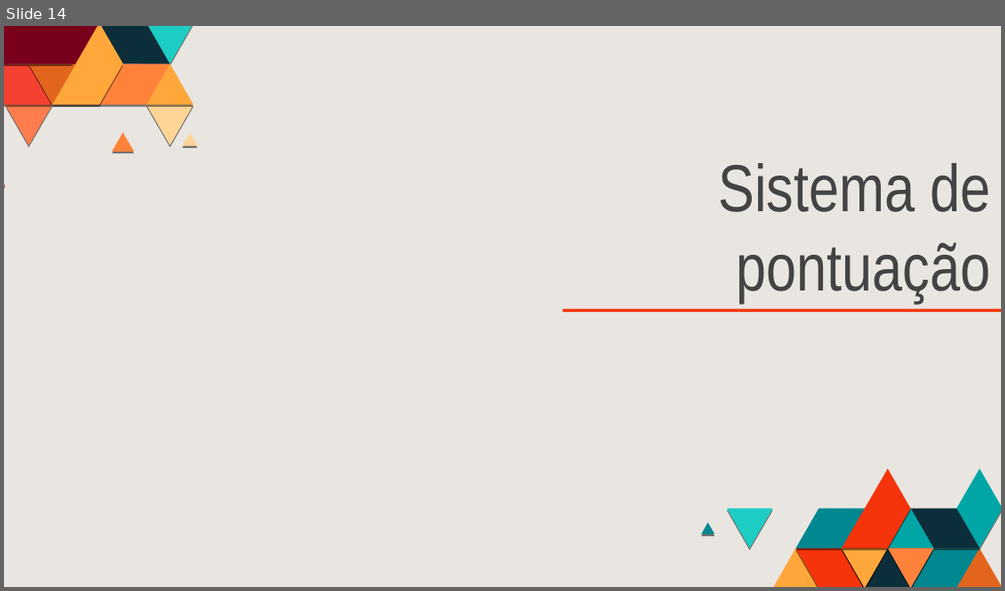
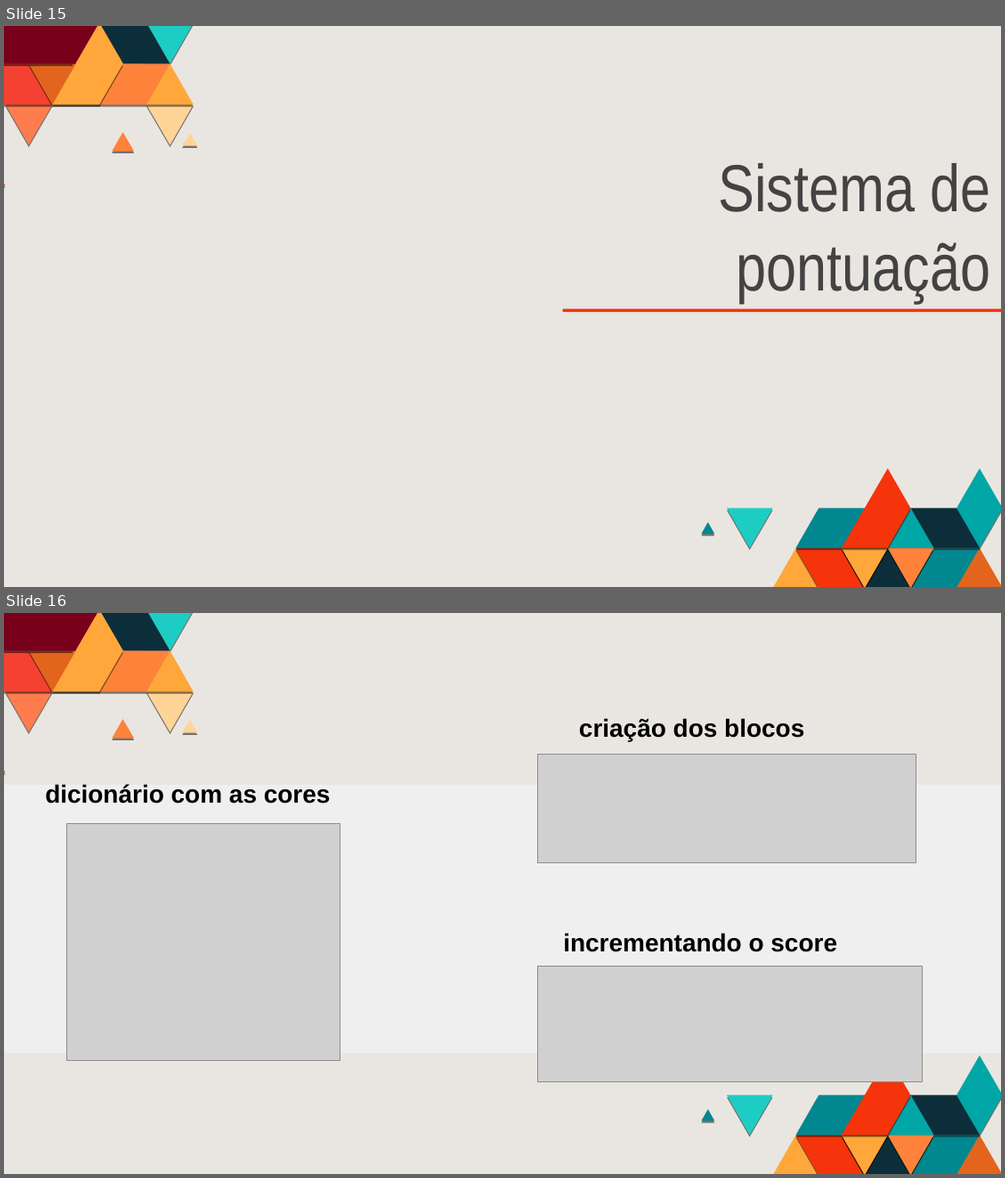
Before and after one commit to gasmartin/breakout-game, a slide deck: BreakoutGame.odp. Shown one above the other, each under a label of ours: slide 14 before the commit, slides 15 and 16 after it. The pictures are 1005x591 and 1005x1178 pixels, drawn with LibreOffice and Linux fonts; fonts in the diff are those of the drawing; grey boxes stand for pictures. Boxes give left, top, right and bottom in pixels: in the first picture for what was removed or moved away, otherwise in the second. Text is boxed around its words. In the diff, an @@ line names an element or a change of style, - is before the commit and + after.

```diff
--- a/BreakoutGame.odp
+++ b/BreakoutGame.odp
@@ slide 16 added at (4,613,1001,1174), background #E9E6E1; not listed: 37 template elements that a slide beside it also shows @@
@@ text added at (579,718,804,742), 18 pt, text #000000, bold @@
+criação dos blocos
@@ picture added at (537,755,915,863) @@
@@ rectangle added at (4,785,1001,1053), fill #EFEFEF @@
@@ text added at (45,784,331,803), 18 pt, text #000000, bold @@
+dicionário com as cores
@@ picture added at (67,823,340,1061) @@
@@ text added at (563,933,837,952), 18 pt, text #000000, bold @@
+incrementando o score
@@ picture added at (537,965,922,1081) @@
@@ what was slide 14 is now slide 15 @@
```
Also in this commit, not shown: 12 other slides changed, 3 other slides added, 2 slides removed, 1 other file.
